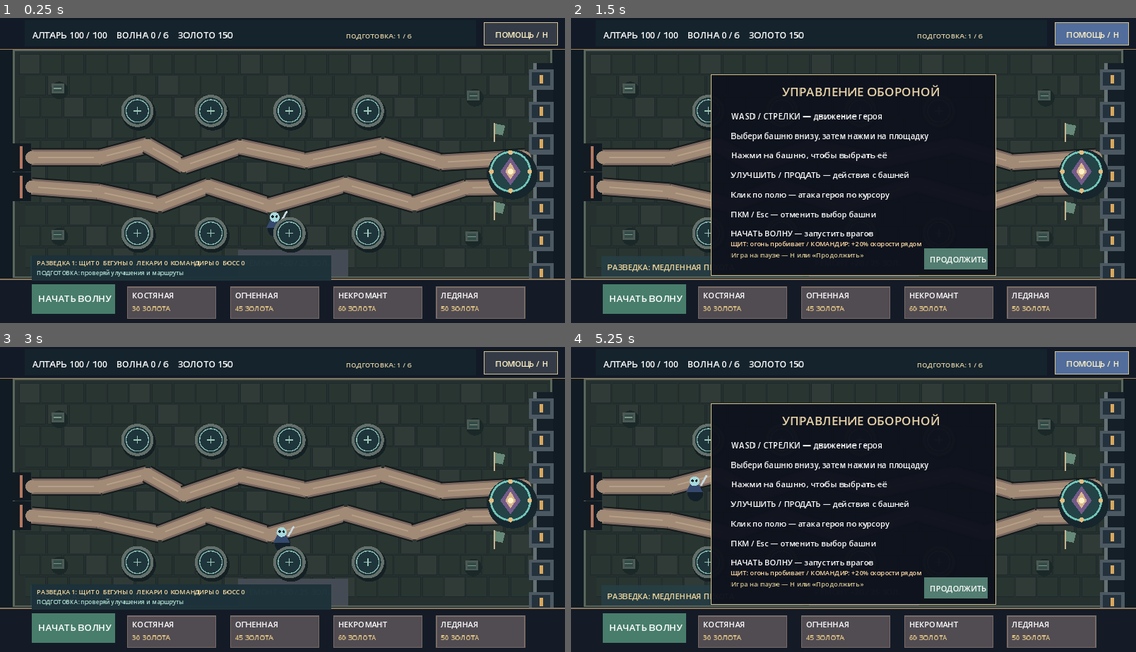
Above: before the commit, frames 1-4 (two rows, left to right).
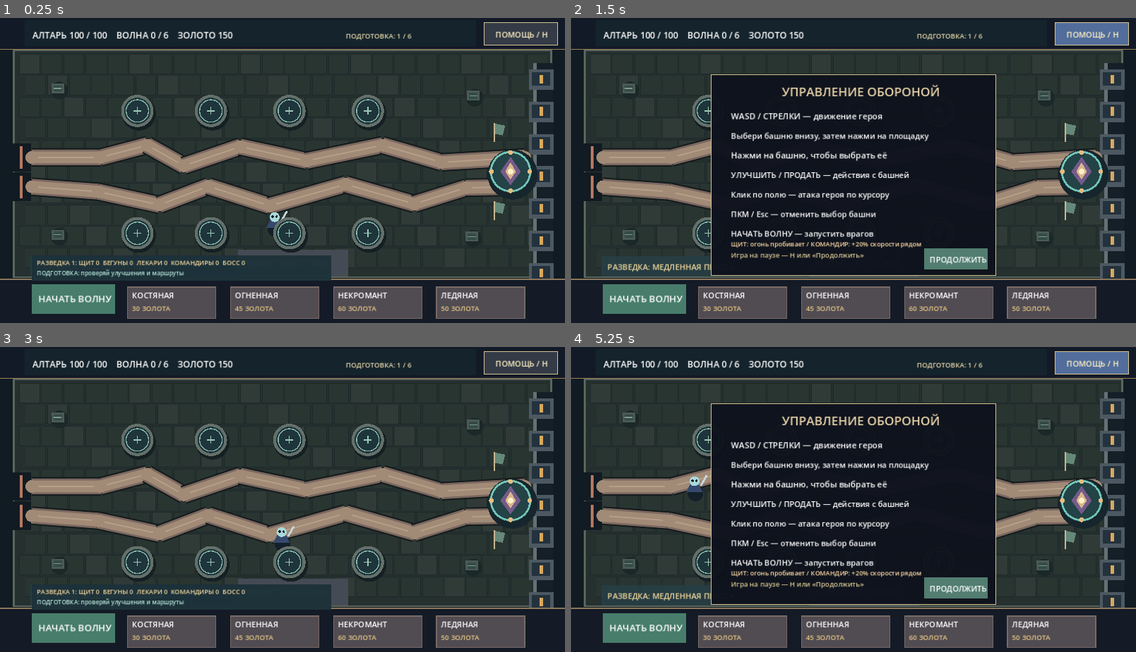
Above: after the commit, the same moments.

Repository: DoctorStrangeSH/Last-Ritual
Game: Godot game, scene res://scenes/topdown_td_prototype.tscn
Two runs of this game, one before a commit and one after it. Both use one fixed random seed, a clock stepped at 60 frames per second and the inputs below. This scene is started directly instead of the project's main scene.
Inputs (mouse positions are in pixels of both pictures, inside the frame that each line leads up to):
- Up to frame 1 (0.25 s): no input
- Up to frame 2 (1.5 s): tap Enter at 0.5 s; move the mouse to (977, 161) at 0.52 s; hold Right (ui_right) 0.53-1.28 s; tap H at 0.6 s; click (977, 161) at 0.67 s; tap Space at 0.77, 1.25 s; move the mouse to (740, 191) at 1.27 s; hold Down (ui_down) from 1.28 s (still down); tap E at 1.35 s
- Up to frame 3 (3 s): tap Space at 1.52, 2.75 s; tap Enter at 2 s; move the mouse to (339, 435) at 2.02 s; release Down (ui_down) at 2.03 s; hold Right (ui_right) 2.03-2.78 s; tap R at 2.1 s; move the mouse to (254, 569) at 2.77 s; hold Up (ui_up) from 2.78 s (still down); tap H at 2.85 s; click (254, 569) at 2.92 s
- Up to frame 4 (5.25 s): tap Space at 3.02, 3.77, 4.52 s; move the mouse to (1023, 554) at 3.52 s; release Up (ui_up) at 3.53 s; hold Left (ui_left) 3.53-5.03 s; tap E at 3.6 s; move the mouse to (684, 456) at 4.27 s; tap R at 4.35 s; move the mouse to (881, 505) at 5.02 s; hold Down (ui_down) from 5.03 s (still down); tap H at 5.1 s; click (881, 505) at 5.17 s

The runs differ from the first frame. In frame 1, 1.4% of the frame differs, in the area x 5-97%, y 4-97%; in frame 2, 3.6%; in frame 3, 1.4%; in frame 4, 3.6%.

Commit message:
Normalize indexed atlas transparency and remove duplicate draw path

Diff:
--- a/scripts/td/td_tower_visuals.gd
+++ b/scripts/td/td_tower_visuals.gd
@@ -50,6 +50,17 @@
     if frame_index < 0:
         return Rect2()
     return frame_region(texture, NECRO_APPROVED_PIXEL_CELL, frame_index)
+
+## The indexed atlas leaves empty pixels at alpha 1/255. Normalize them to zero at runtime.
+static func sanitize_approved_necro_pixel_art_alpha(image: Image) -> Image:
+    if image == null:
+        return image
+    for y in range(image.get_height()):
+        for x in range(image.get_width()):
+            var pixel := image.get_pixel(x, y)
+            if pixel.a <= (1.0 / 255.0):
+                image.set_pixel(x, y, Color(0, 0, 0, 0))
+    return image
 
 ## Renderer aliases keep atlas path and source cell resolution explicit.
 const NECRO_APPROVED_PIXEL_ART_ATLAS := NECRO_APPROVED_PIXEL_ATLAS
--- a/scripts/topdown_td_prototype.gd
+++ b/scripts/topdown_td_prototype.gd
@@ -736,8 +736,6 @@
 
 
 func _ready() -> void:
-    # Pixel Art must stay crisp at gameplay zoom; do not linearly blur the approved atlas.
-    texture_filter = CanvasItem.TEXTURE_FILTER_NEAREST
     sfx = SFX_SCRIPT.new()
     add_child(sfx)
     for i in range(SLOT_POSITIONS.size()):
@@ -1390,20 +1388,18 @@
     if path.is_empty():
         return null
     if not tower_texture_cache.has(path):
-        tower_texture_cache[path] = load(path) as Texture2D
+        if path == TOWER_VISUALS.NECRO_APPROVED_PIXEL_ATLAS:
+            var atlas_image := Image.new()
+            if atlas_image.load(path) == OK:
+                TOWER_VISUALS.sanitize_approved_necro_pixel_art_alpha(atlas_image)
+                tower_texture_cache[path] = ImageTexture.create_from_image(atlas_image)
+            else:
+                tower_texture_cache[path] = load(path) as Texture2D
+        else:
+            tower_texture_cache[path] = load(path) as Texture2D
     return tower_texture_cache[path]
 
 func draw_tower_figure(pos: Vector2, kind: String, level: int, specialization: String = "") -> void:
-    # First live slice of the owner's approved Pixel Art design. These are
-    # complete tower silhouettes; the separate base/aiming weapon is a later step.
-    if kind == "necro" and TOWER_VISUALS.approved_necro_pixel_art_ready():
-        var approved_atlas: Texture2D = cached_tower_texture(TOWER_VISUALS.approved_necro_pixel_art_atlas_path())
-        var approved_region: Rect2 = TOWER_VISUALS.approved_necro_pixel_art_region(level, specialization)
-        if approved_atlas != null and approved_region.size != Vector2.ZERO:
-            var approved_size: Vector2 = TOWER_VISUALS.NECRO_APPROVED_PIXEL_ART_RENDER_SIZE
-            var approved_rect := Rect2(Vector2(pos.x - approved_size.x * 0.5, pos.y - approved_size.y), approved_size)
-            draw_texture_rect_region(approved_atlas, approved_rect, approved_region)
-            return
     # Owner-approved transparent Pixel Art atlas. Each frame is 64x88 and is
     # displayed at exact 2x nearest-neighbour scale; the ground anchor is at pos.
     # Frames: L1, L2, L3, Reaper, Legion. The tower is static until modular
--- a/tests/td_soul_altar_pixel_art_smoke.gd
+++ b/tests/td_soul_altar_pixel_art_smoke.gd
@@ -29,6 +29,12 @@
         check(atlas_texture != null, "Approved atlas imports as a Texture2D")
         if atlas_texture != null:
             check(atlas_texture.get_width() == 320 and atlas_texture.get_height() == 88, "Atlas uses five 64x88 frames")
+            var source_image: Image = Image.load_from_file(atlas_path)
+            check(source_image != null, "Atlas source image loads for alpha normalization")
+            if source_image != null:
+                check(source_image.get_pixel(0, 0).a <= (1.0 / 255.0) + 0.000001, "Atlas empty pixels have only the indexed-alpha residual")
+                visuals.sanitize_approved_necro_pixel_art_alpha(source_image)
+                check(source_image.get_pixel(0, 0).a == 0.0, "Runtime alpha normalization makes the atlas background fully transparent")
             check(visuals.approved_necro_pixel_art_region(3, "siege").position.x == 192.0, "Reaper region is the fourth cell")
             check(visuals.approved_necro_pixel_art_region(3, "swarm").position.x == 256.0, "Legion region is the fifth cell")
     print("Soul Altar Pixel Art smoke failures: %d" % failures)
--- a/tests/topdown_smoke.gd
+++ b/tests/topdown_smoke.gd
@@ -2778,7 +2778,7 @@
     var approved_image: Image = Image.load_from_file(approved_atlas_path)
     check(approved_image != null, "Approved Pixel Art atlas loads as an RGBA image")
     if approved_image != null:
-        check(approved_image.get_pixel(0, 0).a == 0.0, "Approved Pixel Art atlas background is truly transparent")
+        check(approved_image.get_pixel(0, 0).a <= (1.0 / 255.0) + 0.000001, "Atlas empty pixels have only the indexed-alpha residual; runtime normalizes them to zero")
         check(approved_image.get_pixel(32, 44).a > 0.0, "Approved Soul Altar artwork retains visible pixels")
     var tiny_image := Image.create(8, 8, false, Image.FORMAT_RGBA8)
     var tiny_texture := ImageTexture.create_from_image(tiny_image)
Not shown, changed: tools/export_soul_altar_approved_atlas.py
